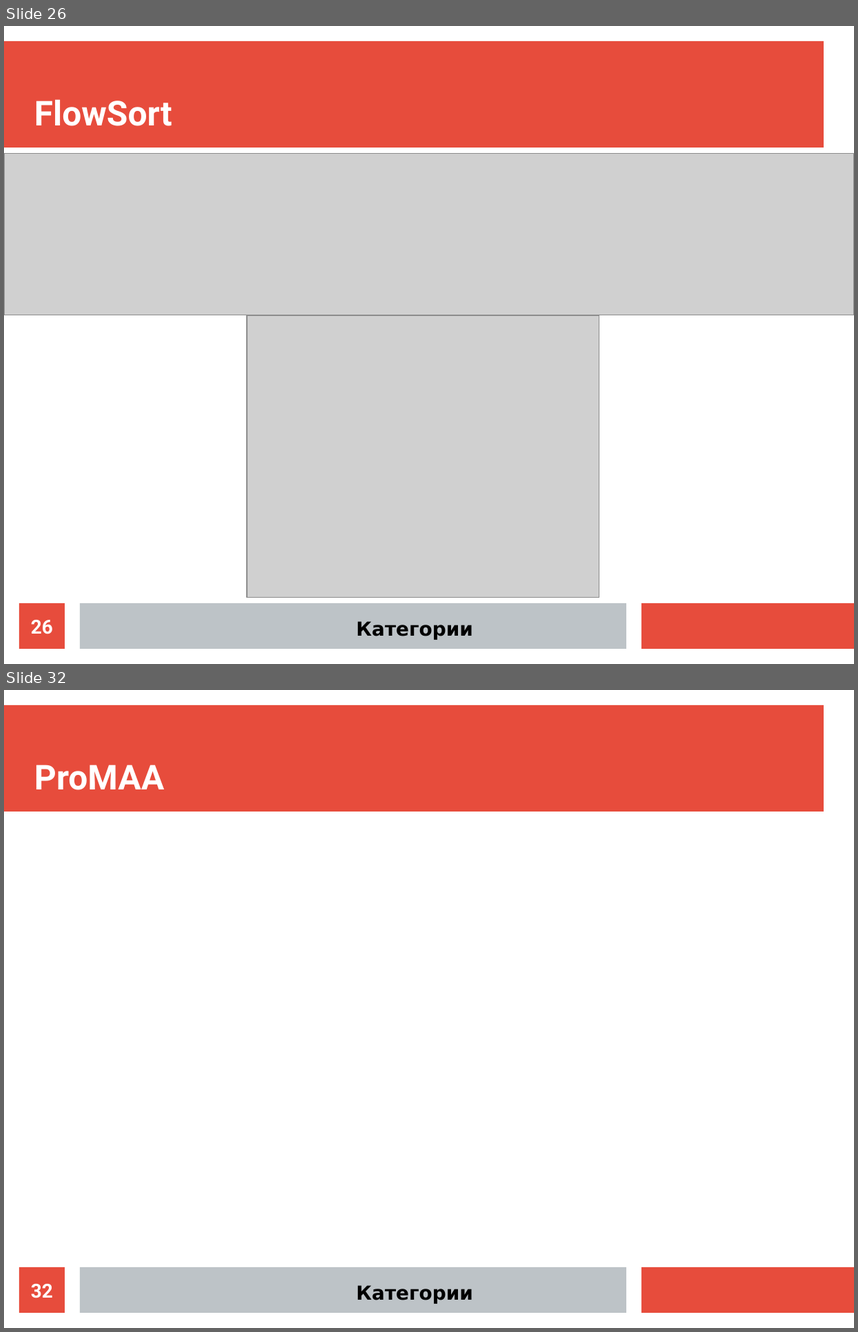
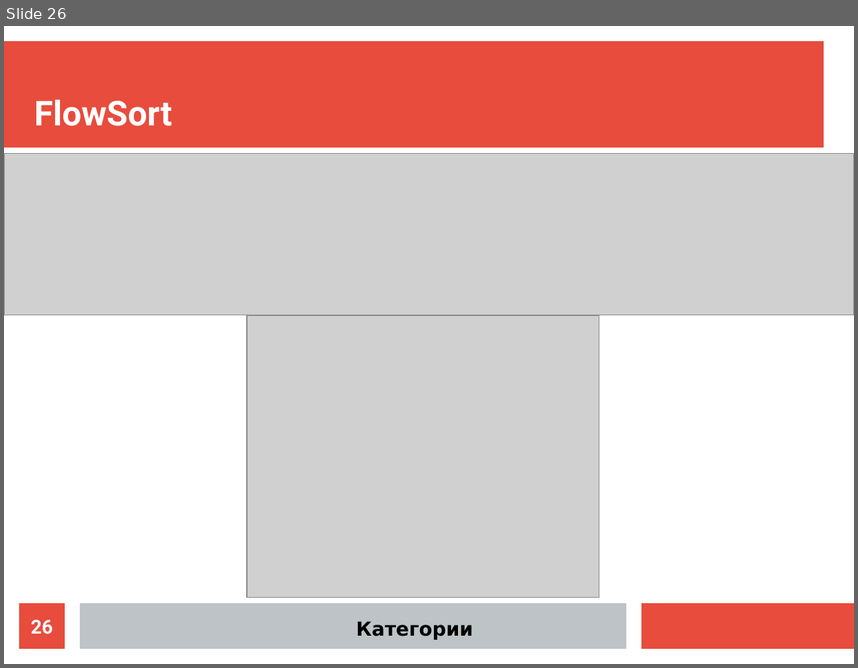
Before and after one commit to ikherty/DA, a slide deck: CW_Petrenko.odp. Shown one above the other, each under a label of ours: slides 26 and 32 before the commit, slide 26 after it; the slides between them are not shown. The pictures are 858x1332 and 858x668 pixels, drawn with LibreOffice and Linux fonts; fonts in the diff are those of the drawing; grey boxes stand for pictures. Boxes give left, top, right and bottom in pixels: in the first picture for what was removed or moved away, otherwise in the second. Text is boxed around its words. In the diff, an @@ line names an element or a change of style, - is before the commit and + after.

```diff
--- a/CW_Petrenko.odp
+++ b/CW_Petrenko.odp
@@ slide 32 removed at [4,690,854,1328], background #FFFFFF; not listed: 3 template elements that a slide beside it also shows @@
@@ title removed at [34,765,164,790] @@
-ProMAA
@@ page number removed at [19,1267,65,1312] @@
-32
@@ title removed at [356,1285,473,1303] @@
-Категории
```
Also in this commit, not shown: 6 slides changed, 9 slides added, 5 other slides removed, 3 other files.
